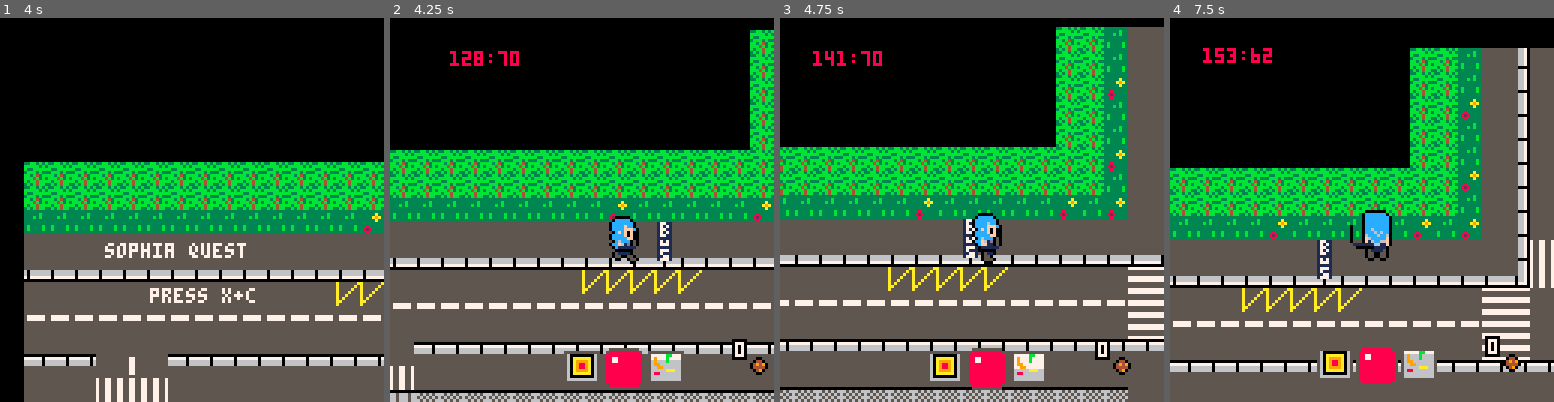
Above: before the commit, frames 1-4 (left to right).
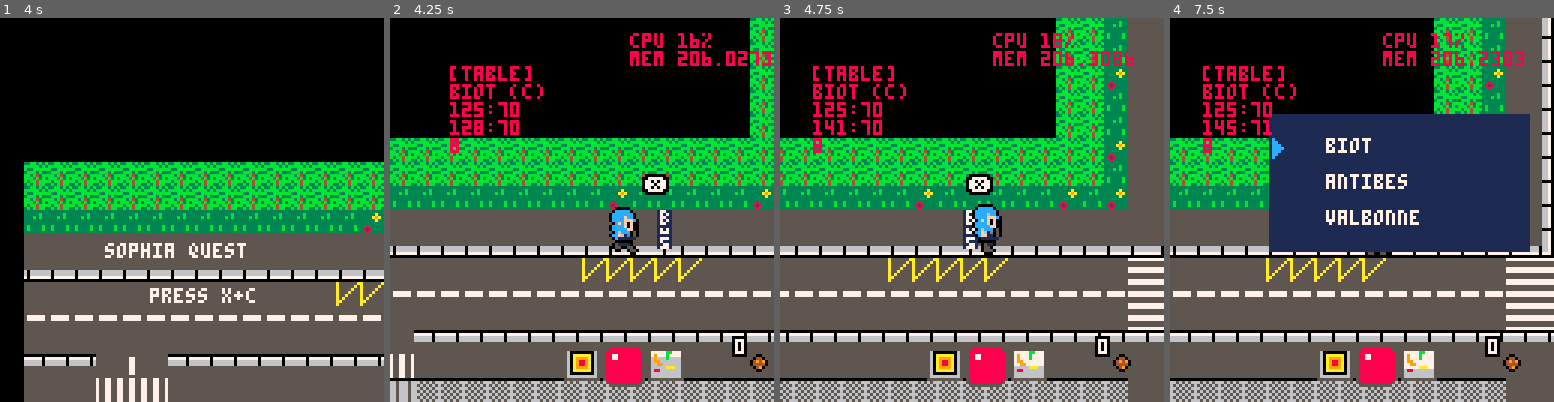
Above: after the commit, the same moments.

Repository: JasonHaenlin/pico-8-sophiaquest
Game: PICO-8 cartridge JasonHaenlin.p8
Two runs of this game, one before a commit and one after it. Both use one fixed random seed, a clock stepped at 60 frames per second and the inputs below.
Inputs:
- Up to frame 1 (4 s): tap X (X key) at 0.33, 1.07, 1.85, 2.97 s; tap O (Z key) at 0.7, 1.7, 2.1, 2.5, 2.9, 3.3, 3.7 s; hold Right 1.6-2.1 s; hold Up 2.15-2.42 s; hold Right 2.47-3.03 s; hold Left 3.08-3.58 s; hold Down 3.63-3.97 s
- Up to frame 2 (4.25 s): hold Right from 4.02 s (still down); tap X (X key) at 4.08 s; tap O (Z key) at 4.1 s
- Up to frame 3 (4.75 s): tap O (Z key) at 4.5 s; release Right at 4.68 s; hold Up from 4.73 s (still down)
- Up to frame 4 (7.5 s): tap O (Z key) every 0.4 s from 4.9 to 7.3 s; release Up at 5.03 s; hold Left 5.08-5.68 s; tap X (X key) at 5.2, 6.32, 7.43 s; hold Down 5.73-6.03 s; hold Right 6.08-6.58 s; hold Right 6.63-7.13 s; hold Up 7.18-7.45 s

Frame 1 is identical in both runs. In frame 2, 35% of the frame differs, in the area x 0-100%, y 0-98%; in frame 3, 36%; in frame 4, 58%, in the area x 0-100%, y 0-100%.

Commit message:
instantiate tp by area

Diff:
--- a/JasonHaenlin.p8
+++ b/JasonHaenlin.p8
@@ -13,6 +13,25 @@
 f_heal, f_item, f_door, f_inv, f_obst = 0, 1, 4, 5, 7
 l_player, l_ennemy, l_boss = 200, 10, 150
 walk, stay = "walk", "stay"
+
+-- debug
+
+g_dbg = {"","","","","","","","","",""}
+function debug_log(x, y)
+ for i=1,#g_dbg do
+  print(g_dbg[i], x, y+(6*i), red)
+ end
+end
+
+function log_cpu_mem(x, y)
+ print("cpu "..flr(stat(1)*100).."%", x, y, red)
+ print("mem "..stat(0), x, y+6, red)
+end
+
+function log(tab,text)
+ if(tab < 0 or tab > #g_dbg) return
+ g_dbg[tab] = text
+end
 
 -- init
 function _init()
@@ -35,14 +54,17 @@
 
 function init_current_area(area,s)
  local ca = g_area[area]
+ log(1, ca)
+ log(2, ca.name)
+ log(3, ca.spawns[s].x..":"..ca.spawns[s].y)
  g_spawn = {}
  g_spawn.x = ca.spawns[s].x
  g_spawn.y = ca.spawns[s].y
  clean_memory()
  ca.instantiate_entities()
  if(g_p)  then
-  g_p.x = g_spawn[s].x
-  g_p.y = g_spawn[s].y
+  g_p.x = g_spawn.x
+  g_p.y = g_spawn.y
   g_p.current_area = area
  end
  set_map_delimiter(ca.map.x1, ca.map.y1, ca.map.x2, ca.map.y2)
@@ -58,6 +80,7 @@
 end
 
  function init_area()
+  g_area_keys = {"biot", "antibes", "valbonne"}
   g_area = {
    cheat = {
     tag = nolimit,
@@ -292,7 +315,7 @@
 
 function make_game()
  make_weapons()
- init_current_area("cheat","default")
+ init_current_area("biot","bus")
  make_player(g_spawn.x, g_spawn.y, 192)
 end
 
@@ -844,13 +867,9 @@
 end
 
 function controls_tp(self)
- local i = 0
- for a in all(g_area) do
-  if(a.tag == outside) i += 1
- end
- menu_selection(self,i)
+ menu_selection(self, #g_area_keys)
  if (btnp(fire1)) then
-  init_current_area(self.selected)
+  init_current_area(g_area_keys[self.selected], "bus")
   g_p.cd = 10
   del(g_menus,self)
  end
@@ -1526,18 +1545,15 @@
   local x1 = g_fp.x+32
   local y1 = g_fp.y+32
   local x2 = g_fp.x+118
-  local y2 = g_fp.y+96
   local tx = x1 + 7
   local ty = y1 + 10
-  rectfill(x1, y1, x2, y2, dark_blue)
-  for i = 1,#g_area do
-   if(g_area[i].tag == outside) then
-    print(g_area[i].name, tx + 12, ty - 2, white)
-    if (self.selected == i) then
-     spr(58, tx - 7, ty - 2)
-    end
-    ty += 12
+  rectfill(x1, y1, x2, y1 + (#g_area_keys*10) + 15, dark_blue)
+  for k in all(g_area_keys) do
+   print(k, tx + 12, ty - 2, white)
+   if (g_area_keys[self.selected] == k) then
+    spr(58, tx - 7, ty - 2)
    end
+   ty += 12
   end
 end
 
@@ -1575,7 +1591,7 @@
  follow_player()
 
  cls()
- map(0, 0, 0, 0, 128, 64)
+ map(0, 0, 0, 0, 128, 47)
 
  set_camera()
 
@@ -1583,8 +1599,10 @@
  draw_dfxs()
  draw_dialogs()
  draw_hud()
-
- print(g_p.x..":"..g_p.y, g_fp.x+10, g_fp.y+10, red)
+ log(4, g_p.x..":"..g_p.y)
+ log(5, #g_actors)
+ debug_log(g_fp.x+10, g_fp.y+10)
+ log_cpu_mem(g_fp.x+70, g_fp.y+5)
 end
 
 -- update
